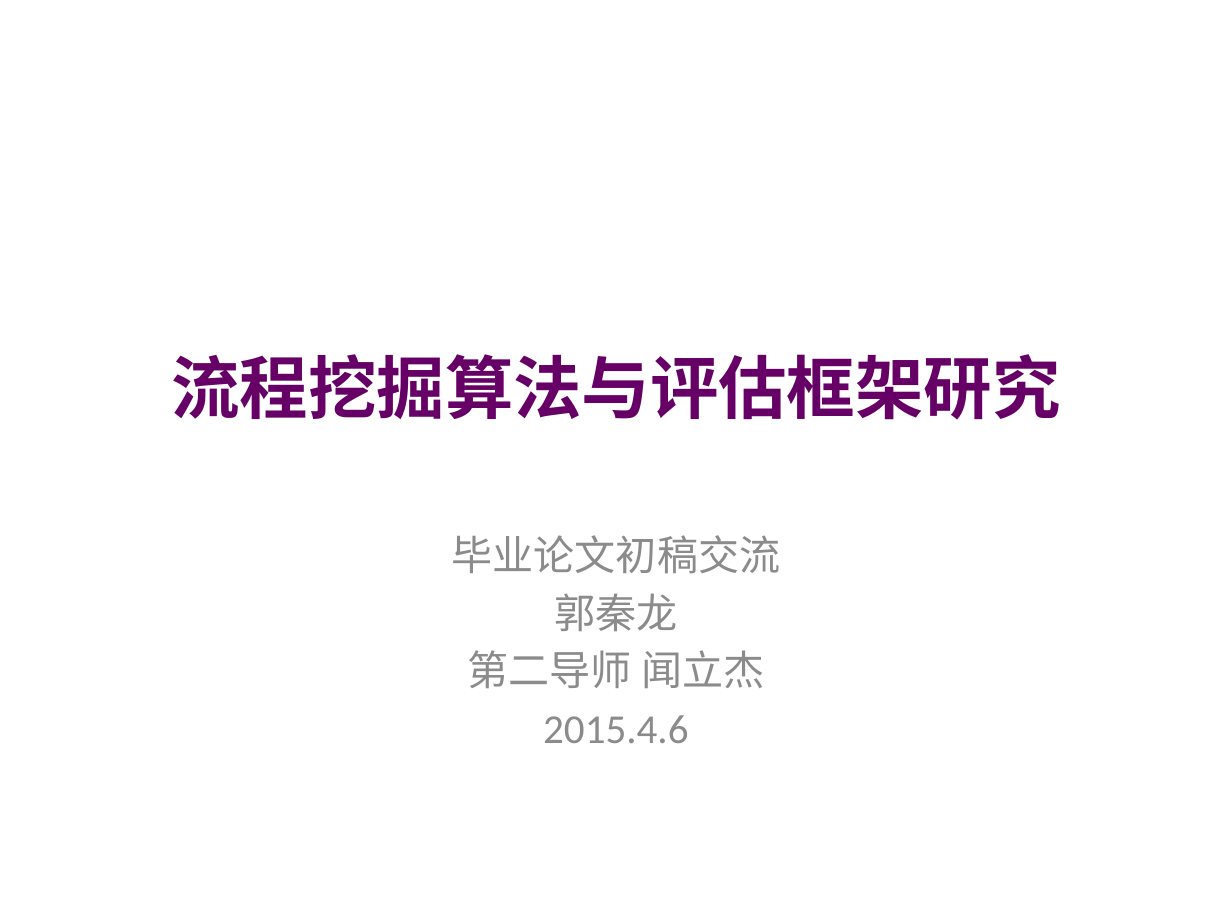
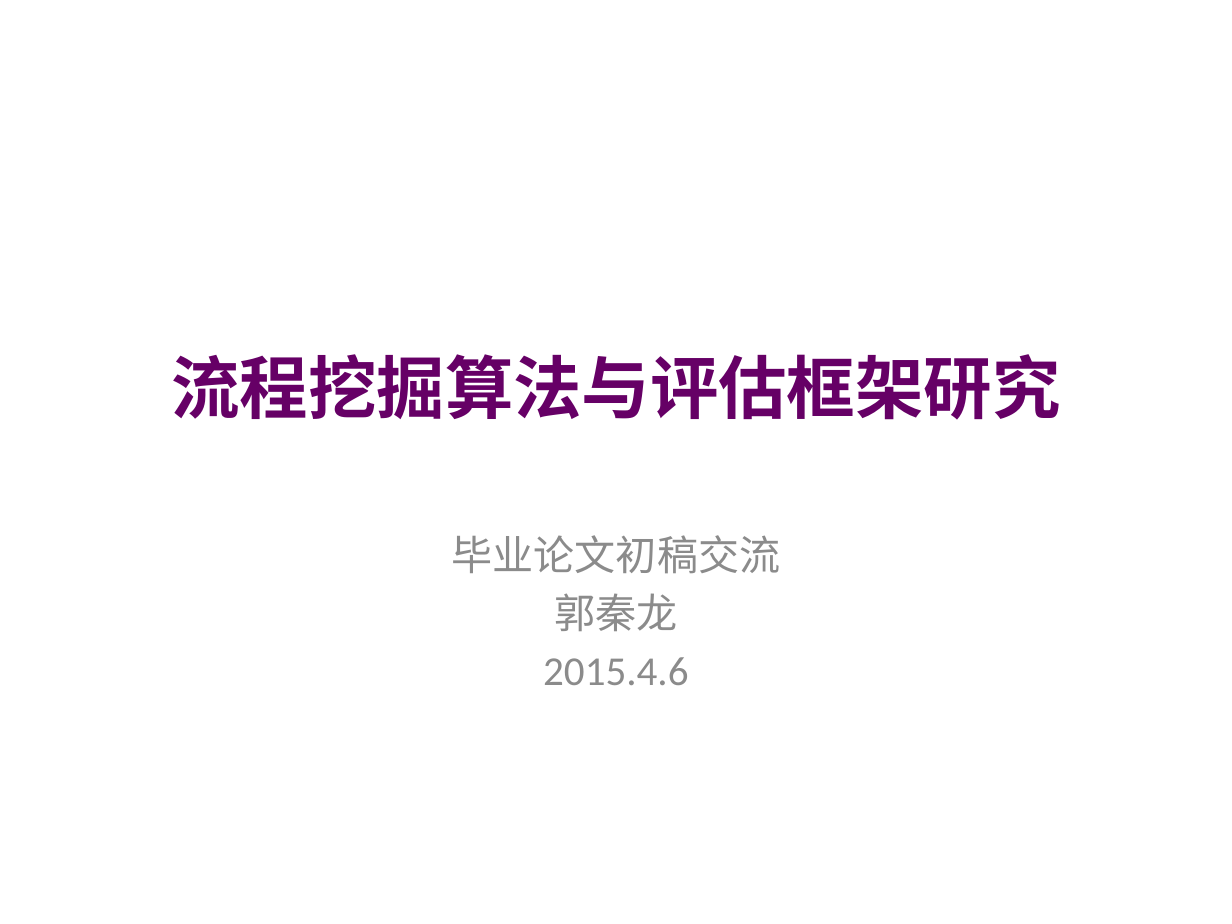
Before and after one commit to guoqinlong/Master-Thesis, a slide deck: slide 1 of 郭秦龙初稿汇报.pptx. Drawn at 1232x924 pixels with LibreOffice and Linux fonts; fonts in the diff are those of the drawing; background and template pictures are left out. Boxes give left, top, right and bottom in pixels: in the first picture for what was removed or moved away, otherwise in the second. Text is boxed around its words. In the diff, an @@ line names an element or a change of style, - is before the commit and + after.

```diff
--- a/郭秦龙初稿汇报.pptx
+++ b/郭秦龙初稿汇报.pptx
@@ subtitle at bbox=[468, 650, 764, 688]: paragraph removed @@
-第二导师 闻立杰
```
Also in this commit, not shown: 8 other slides changed.
